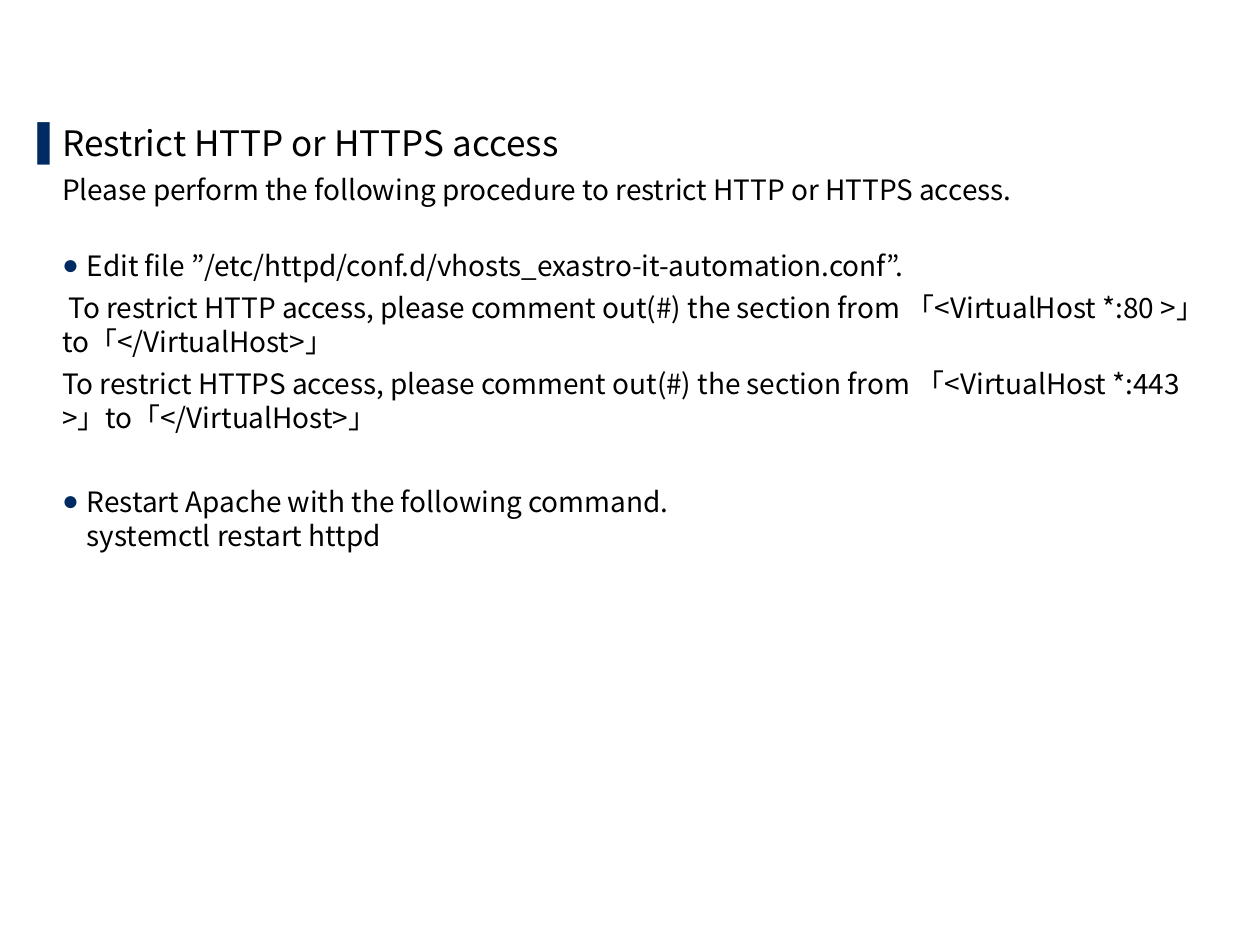
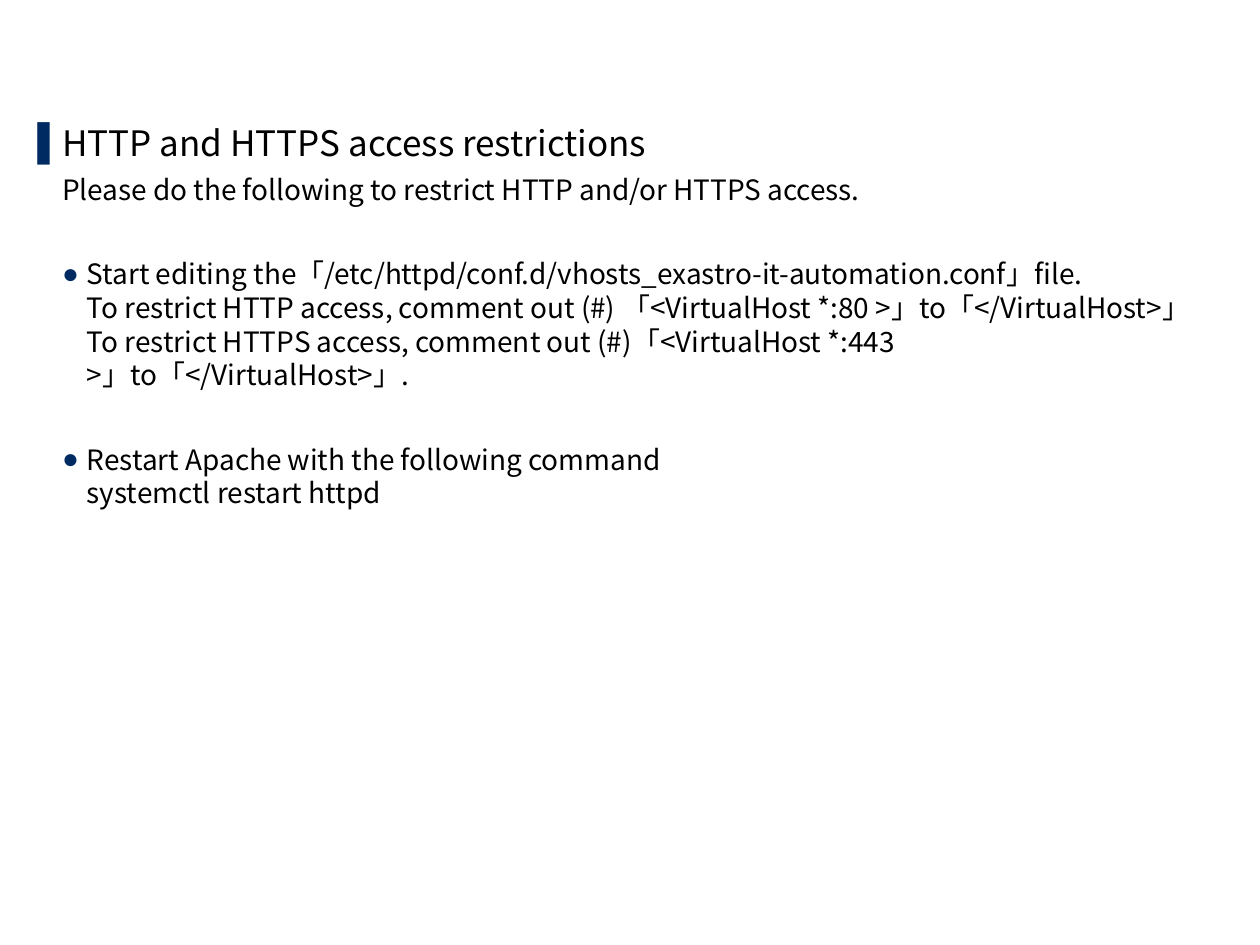
Before and after one commit to exastro-suite/it-automation-docs, a slide deck: slide 29 of asset/Learn/ITA-online-install_en.pptx (slide 27 before the commit). Drawn at 1260x945 pixels with LibreOffice and Linux fonts; fonts in the diff are those of the drawing; background and template pictures are left out. Boxes give left, top, right and bottom in pixels: in the first picture for what was removed or moved away, otherwise in the second. Text is boxed around its words. In the diff, an @@ line names an element or a change of style, - is before the commit and + after.

```diff
--- a/asset/Learn/ITA-online-install_en.pptx
+++ b/asset/Learn/ITA-online-install_en.pptx
@@ text at [62, 128, 1190, 510]: text changed @@
-▌ Restrict HTTP or HTTPS access
-  Please perform the following procedure to restrict HTTP or HTTPS access.
-  ● Edit file ”/etc/httpd/conf.d/vhosts_exastro-it-automation.conf”.
-  To restrict HTTP access, please comment out(#) the section from 「<VirtualHost *:80 >」to「</VirtualHost>」
-  To restrict HTTPS access, please comment out(#) the section from 「<VirtualHost *:443 >」to「</VirtualHost>」
-  ● Restart Apache with the following command.
-    systemctl restart httpd
+▌ HTTP and HTTPS access restrictions
+  Please do the following to restrict HTTP and/or HTTPS access.
+  ● Start editing the「/etc/httpd/conf.d/vhosts_exastro-it-automation.conf」file.
+    To restrict HTTP access, comment out (#) 「<VirtualHost *:80 >」to「</VirtualHost>」
+    To restrict HTTPS access, comment out (#)「<VirtualHost *:443 >」to「</VirtualHost>」.
+  ● Restart Apache with the following command
+    systemctl restart httpd
```
Also in this commit, not shown: 16 other slides changed, 8 slides added, 5 slides removed, 7 other files.
